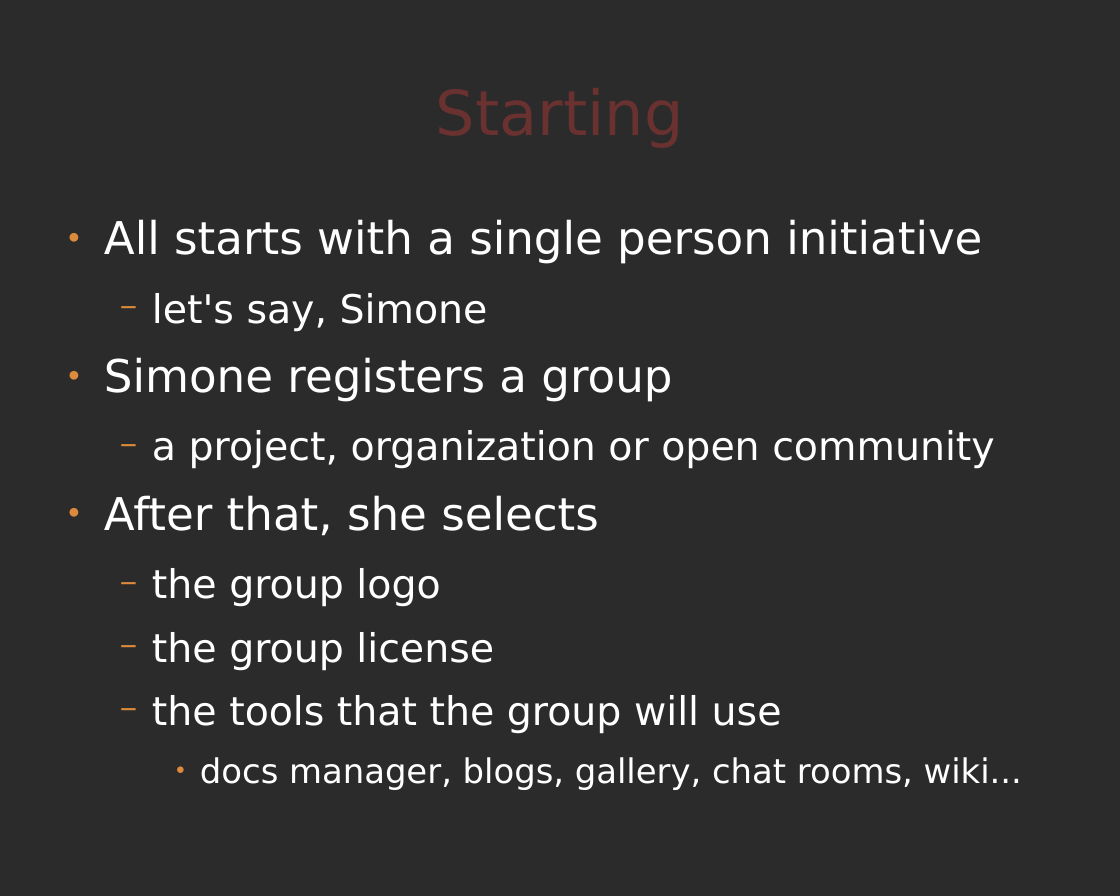
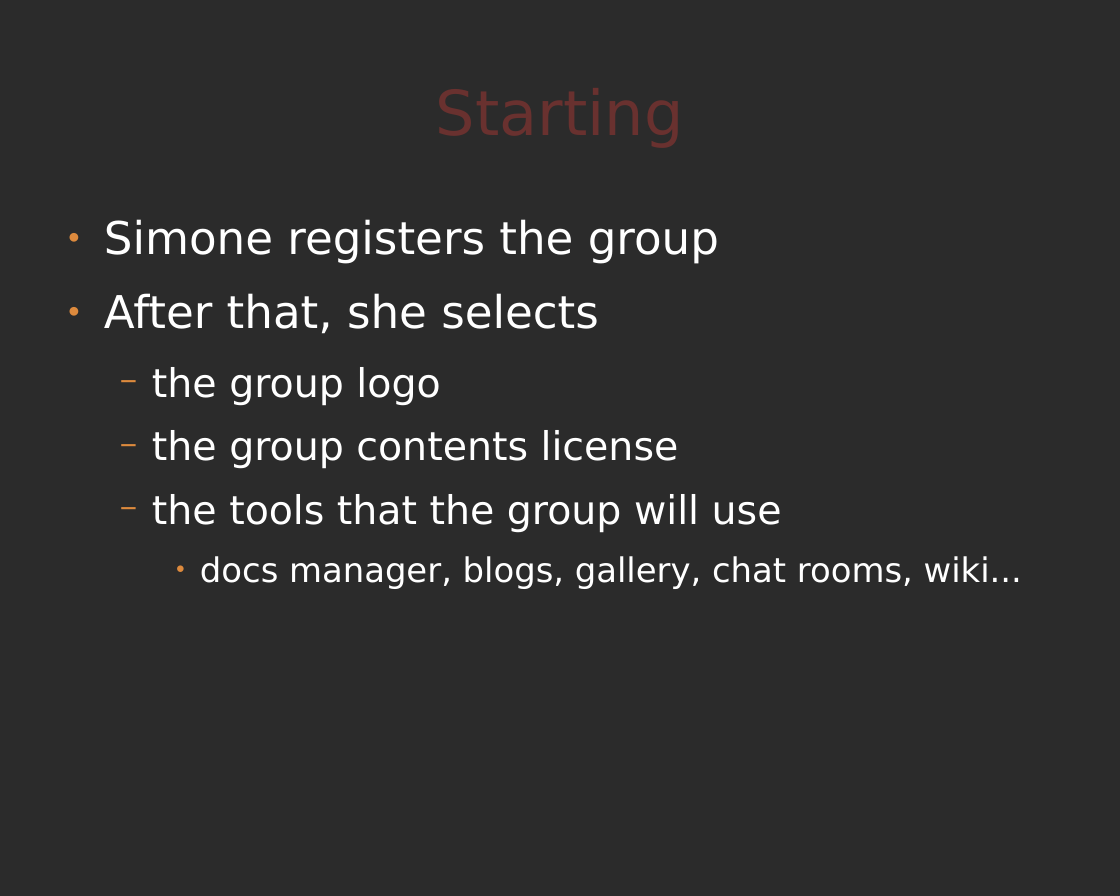
Before and after one commit to comunes/kune, a slide deck: slide 6 of doc/kune-ene-09.odp (slide 5 before the commit). Drawn at 1120x896 pixels with LibreOffice and Linux fonts; fonts in the diff are those of the drawing; background and template pictures are left out; a plain dark background stands for a picture behind light text. Boxes give left, top, right and bottom in pixels: in the first picture for what was removed or moved away, otherwise in the second. Text is boxed around its words. In the diff, an @@ line names an element or a change of style, - is before the commit and + after.

```diff
--- a/doc/kune-ene-09.odp
+++ b/doc/kune-ene-09.odp
@@ text at box(104, 219, 719, 264): text changed @@
-● All starts with a single person initiative
-  − let's say, Simone
-● Simone registers a group
-  − a project, organization or open community
+● Simone registers the group
@@ text at box(152, 430, 679, 469): text changed @@
-  − the group license
+  − the group contents license
```
Also in this commit, not shown: 7 other slides changed, 1 slide added, 1 slide removed, 1 other file.
